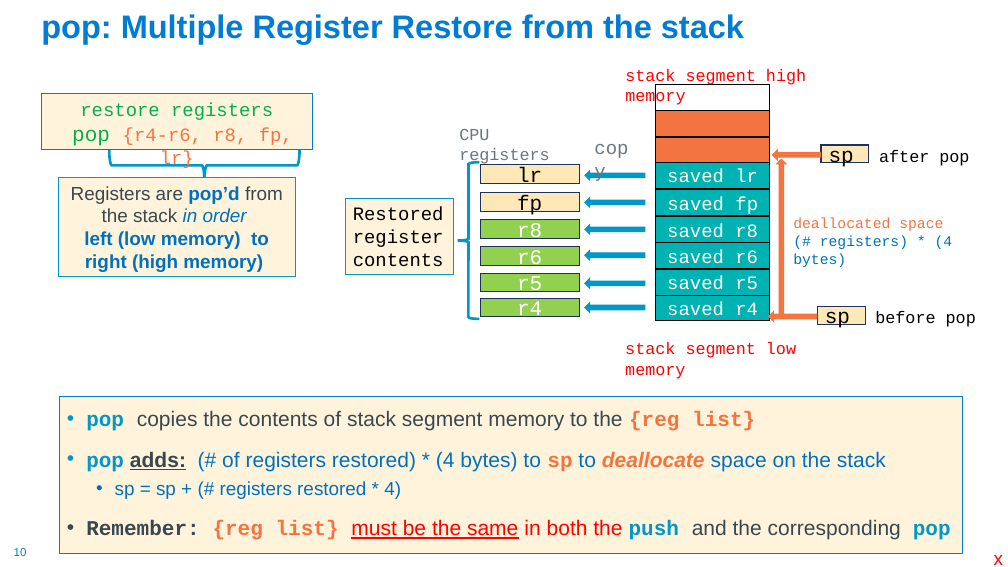
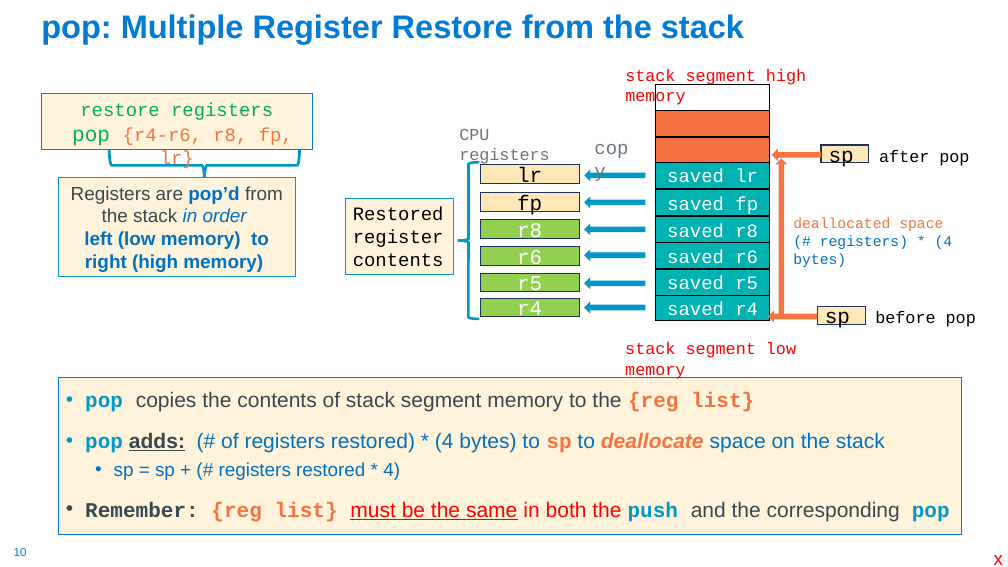
Before and after one commit to cse30-sp24/Muller-Slides, a slide deck: slide 10 of 07-Arm-Part4.pptx. Drawn at 1008x567 pixels with LibreOffice and Linux fonts; fonts in the diff are those of the drawing. Boxes give left, top, right and bottom in pixels: in the first picture for what was removed or moved away, otherwise in the second. Text is boxed around its words. In the diff, an @@ line names an element or a change of style, - is before the commit and + after.

```diff
--- a/07-Arm-Part4.pptx
+++ b/07-Arm-Part4.pptx
@@ text "pop copies the contents of ...": place and size @@
-text "pop copies the contents of ..." at [59,396,963,553]
+text "pop copies the contents of ..." at [58,378,962,535]
```
Also in this commit, not shown: 30 other slides changed, 5 slides added, 3 other files.
